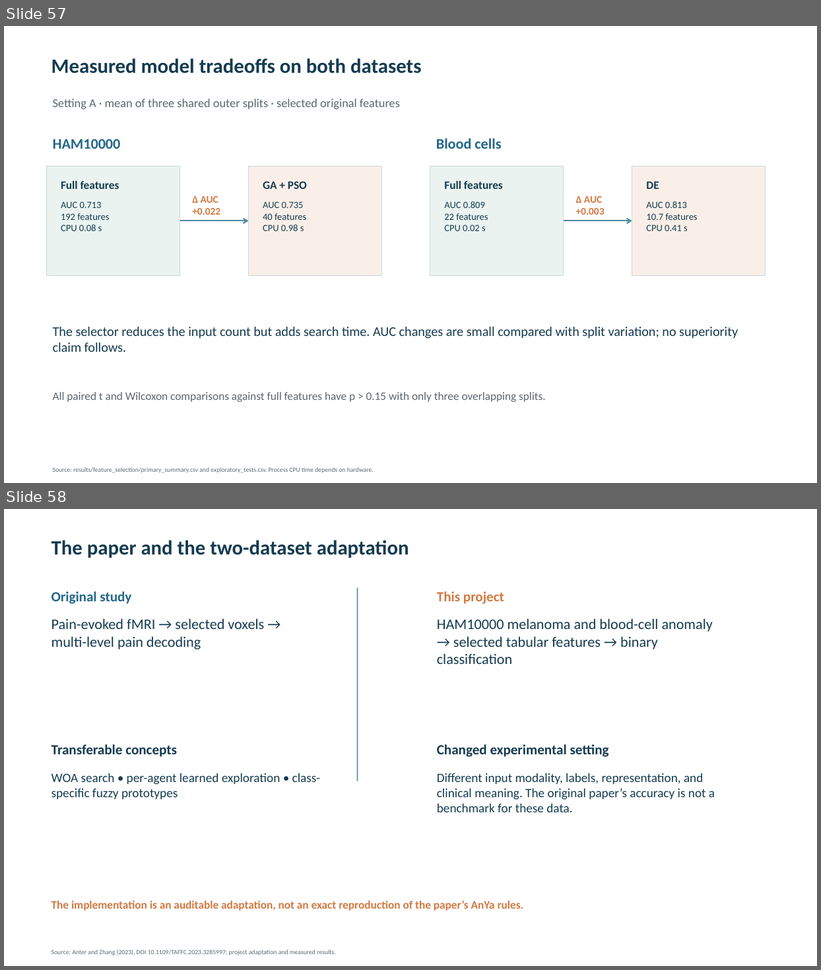
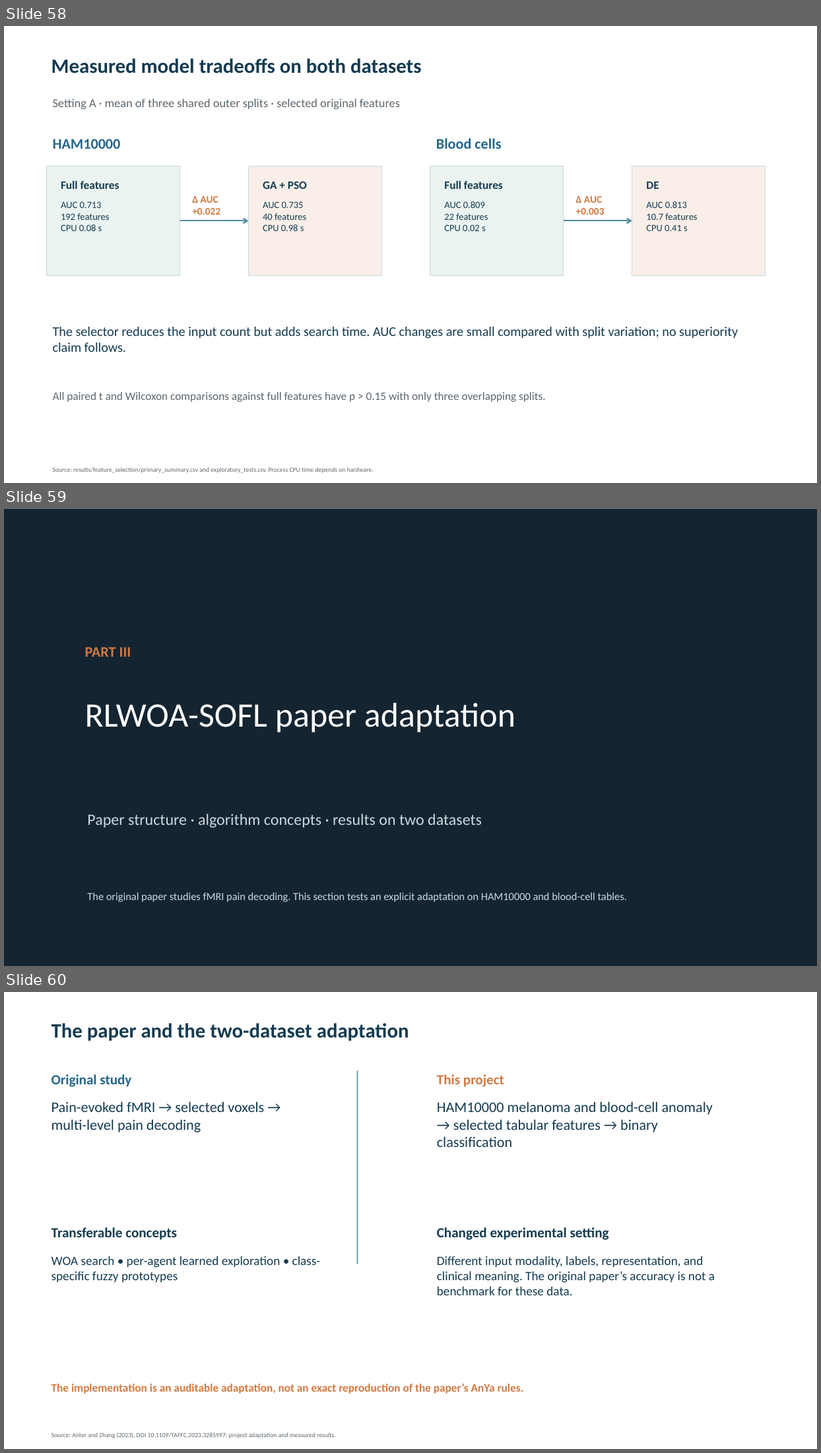
Before and after one commit to Gamila-Elfayoumi/comparing-classification-methods, a slide deck: deliverables/AML_presentation_paper_adaptation.pptx. Shown one above the other, each under a label of ours: slides 57 and 58 before the commit, slides 58, 59 and 60 after it. The pictures are 821x970 and 821x1453 pixels, drawn with LibreOffice and Linux fonts; fonts in the diff are those of the drawing. Boxes give left, top, right and bottom in pixels: in the first picture for what was removed or moved away, otherwise in the second. Text is boxed around its words. In the diff, an @@ line names an element or a change of style, - is before the commit and + after.

Commit message:
Structure presentation as three parts and close with paper results

```diff
--- a/deliverables/AML_presentation_paper_adaptation.pptx
+++ b/deliverables/AML_presentation_paper_adaptation.pptx
@@ slide 59 added at (x1=4, y1=509, x2=817, y2=966), background #142431 @@
@@ text added at (x1=85, y1=647, x2=131, y2=657), 17.2 pt, text #D17A42, bold @@
+PART III
@@ text added at (x1=85, y1=703, x2=516, y2=733), 40.5 pt, text #FFFFFF @@
+RLWOA-SOFL paper adaptation
@@ text added at (x1=87, y1=814, x2=482, y2=828), 18.8 pt, text #CCD8DF @@
+Paper structure · algorithm concepts · results on two datasets
@@ text added at (x1=87, y1=892, x2=627, y2=902), 12.8 pt, text #CCD8DF @@
+The original paper studies fMRI pain decoding. This section tests an explicit adaptation on HAM10000 and blood-cell tables.
@@ what was slide 57 is now slide 58 @@
@@ what was slide 58 is now slide 60 @@
```
Also in this commit, not shown: 2 slides changed, 4 other slides added, 1 other file.
